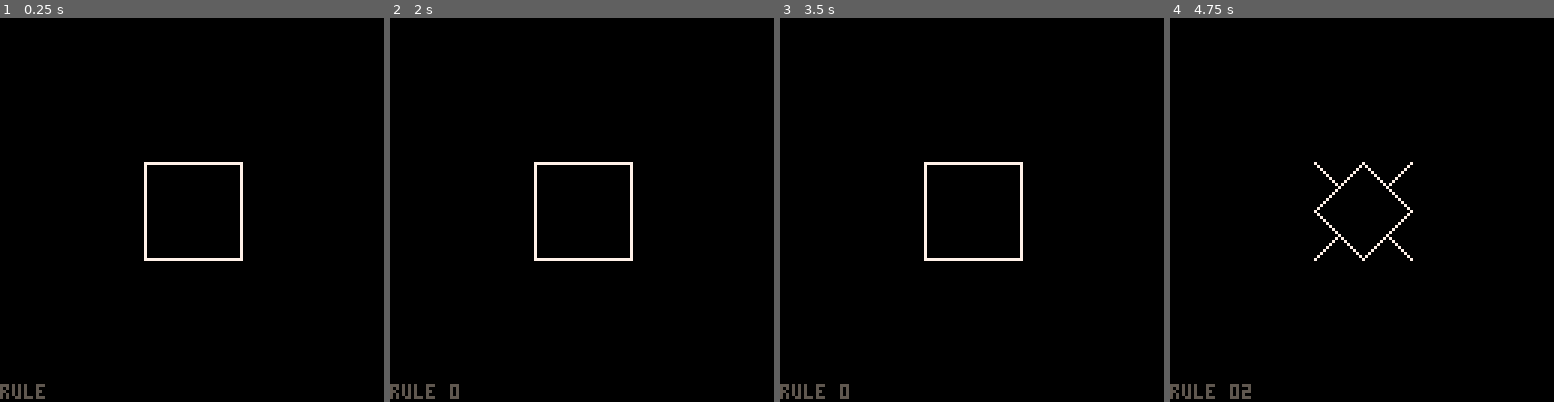
Above: before the commit, frames 1-4 (left to right).
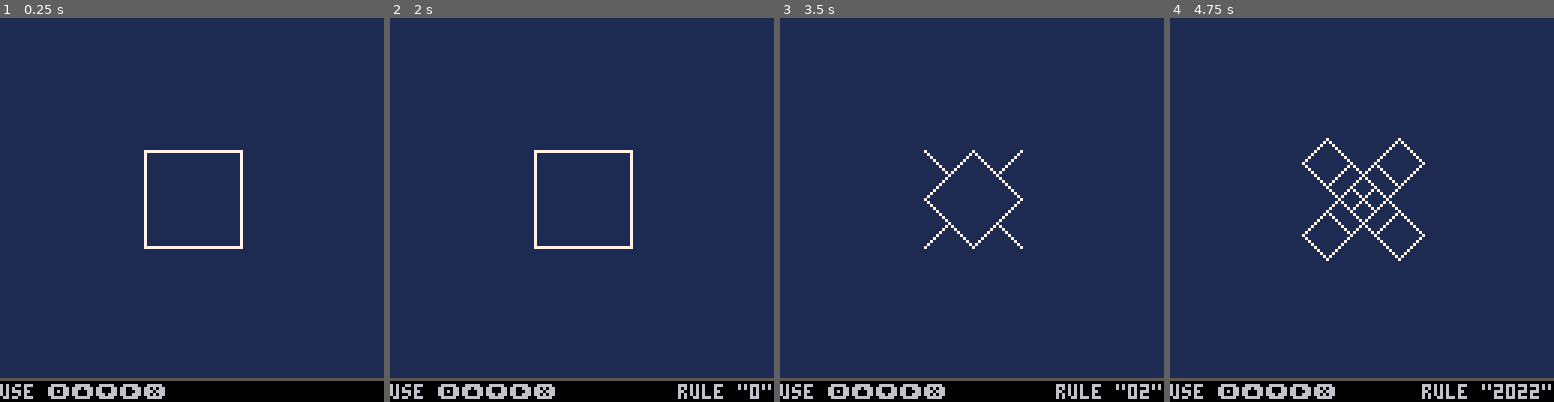
Above: after the commit, the same moments.

Repository: adam-sporka/pico-8-projects
Game: PICO-8 cartridge machine-learning/line-subdiv-square-alt.p8
Same seed, same stepped clock (60 frames per second), same inputs: the game is played once before the commit and once after it.
Inputs:
- Up to frame 1 (0.25 s): no input
- Up to frame 2 (2 s): tap O (Z key) at 0.33, 0.7, 1.43 s; tap X (X key) at 1.07 s; hold Left from 1.97 s (still down)
- Up to frame 3 (3.5 s): tap X (X key) every 0.33 s from 2.07 to 3.4 s; tap O (Z key) at 2.22, 3.1 s; release Left at 2.37 s; hold Down 2.42-2.82 s; hold Right from 2.87 s (still down)
- Up to frame 4 (4.75 s): release Right at 3.53 s; hold Up 3.58-4.08 s; tap X (X key) every 0.33 s from 3.73 to 4.73 s; tap O (Z key) at 3.98 s; hold Right 4.13-4.53 s; hold Down from 4.58 s (still down)

The runs differ from the first frame. In frame 1, 95% of the frame differs, in the area x 0-100%, y 0-100%; in frame 2, 96%; in frame 3, 96%; in frame 4, 96%.

Commit message:
Line subdivisions Alt. Released as Sofia Ornaments

Diff:
--- a/machine-learning/line-subdiv-square-alt.p8
+++ b/machine-learning/line-subdiv-square-alt.p8
@@ -1,7 +1,10 @@
 pico-8 cartridge // http://www.pico-8.com
 version 18
 __lua__
-function nseg(x1,y1,x2,y2)
+--sofia ornaments
+--@adam_sporka
+
+function new_seg(x1,y1,x2,y2)
 	s={}
 	s.x1=x1
 	s.y1=y1
@@ -10,7 +13,7 @@
 	return s
 end
 
-function sseg(seg,mode)
+function div_seg(seg,mode)
 	dx=seg.x2-seg.x1
 	dy=seg.y2-seg.y1
 	mx=seg.x1+dx/2
@@ -24,14 +27,14 @@
 		my+=dx/2
 	end
 	return
-		nseg(seg.x1,seg.y1,mx,my),
-		nseg(mx,my,seg.x2,seg.y2)
+		new_seg(seg.x1,seg.y1,mx,my),
+		new_seg(mx,my,seg.x2,seg.y2)
 end
 
 function subdiv(segs,mode)
 	new_segs={}
 	for s in all(segs) do
-		s1,s2=sseg(s,mode)
+		s1,s2=div_seg(s,mode)
 		add(new_segs,s1)
 		add(new_segs,s2)
 	end
@@ -40,23 +43,10 @@
 
 function dostuff(formula)
 	segs={}
-	-- add(segs,nseg(16,64,112,64))
-
-	-- add(segs,nseg(40,40,88,40))
-	-- add(segs,nseg(88,40,88,88))
-	-- add(segs,nseg(88,88,40,88))
-	-- add(segs,nseg(40,88,40,40))
-
-	-- add(segs,nseg(32,32,96,32))
-	-- add(segs,nseg(96,32,96,96))
-	-- add(segs,nseg(96,96,32,96))
-	-- add(segs,nseg(32,96,32,32))
-
-	add(segs,nseg(48,48,80,48))
-	add(segs,nseg(80,48,80,80))
-	add(segs,nseg(80,80,48,80))
-	add(segs,nseg(48,80,48,48))
-
+	add(segs,new_seg(48,48,80,48))
+	add(segs,new_seg(80,48,80,80))
+	add(segs,new_seg(80,80,48,80))
+	add(segs,new_seg(48,80,48,48))
 	for a=1,#formula do
 		mode=0
 		if sub(formula,a,a)=="1" then
@@ -69,23 +59,7 @@
 	return segs
 end
 
-function fade()
-	for x=0,127 do
-		for y=0,127 do
-			c=pget(x,y)
-			if c>5 then c-=1 else c=0 end
-			pset(x,y,c)
-		end
-	end
-end
-
 function drawsegs(segs,col)
-	for s in all(segs) do
-		line(s.x1+1,s.y1,s.x2+1,s.y2,0)
-		line(s.x1,s.y1+1,s.x2,s.y2+1,0)
-		line(s.x1-1,s.y1,s.x2+1,s.y2,0)
-		line(s.x1,s.y1-1,s.x2,s.y2-1,0)
-	end
 	for s in all(segs) do
 		line(s.x1,s.y1,s.x2,s.y2,col)
 	end
@@ -103,7 +77,7 @@
 end
 
 function drawstring(string)
-	cls()
+	cls(1)
 	if #string%2==1 then
 		clr=7
 	else
@@ -111,13 +85,19 @@
 	end
 
 	segs=dostuff(string)
-	camera(0,0)
-	print("rule "..string,0,122,5)
 	x1,y1,x2,y2=getbbox(segs)
 	x=x1+(x2-x1)/2
 	y=y1+(y2-y1)/2
-	camera(x-64,y-64)
+	camera(x-64,y-60)
 	drawsegs(segs,clr)
+	camera(0,0)
+	line(0,120,127,120,5)
+	rectfill(0,121,127,127,0)
+	print("use 🅾️⬆️⬇️➡️❎",0,122,6)
+	if #string>0 then
+		rule="rule \""..string.."\""
+		print(rule,128-#rule*4,122,6)
+	end
 end
 
 str=""
@@ -128,6 +108,13 @@
 		str=""
 		drawstring(str)
 	end
+	if btnp(5) then
+	 a="1"
+		if rnd()<0.5 then a="2" end
+		if #str==8 then str=sub(str,2) end
+		str=str..a
+		drawstring(str)
+	end
 	if btnp(0) then
 		if #str<13 then
 			str=str.."0"
@@ -154,26 +141,6 @@
 	end
 end
 
-frame=0
-function update_auto()
-	frame+=1
-	if frame%100==0 then
-		cls()
-		frame=0
-	 str=""
-		drawstring(str)
-	elseif frame%6==0 then
-		if #str<6 then
-		 str=str..flr(rnd(2))+1
-		 --str=str..flr(rnd(2))+1
-			drawstring(str)
-		 str=str..flr(rnd(2))+1
-		 --str=str..flr(rnd(2))+1
-			drawstring(str)
-		end
-	end
-end
-
 function _update()
 	update_ui()
 end
Not shown, changed: 129 lines of the sprite sheet (__gfx__) section of machine-learning/line-subdiv-square-alt.p8
Not shown, changed: the thumbnail (__label__) section of machine-learning/line-subdiv-square-alt.p8
Not shown, added: machine-learning/sofia-ornaments.p8.png
